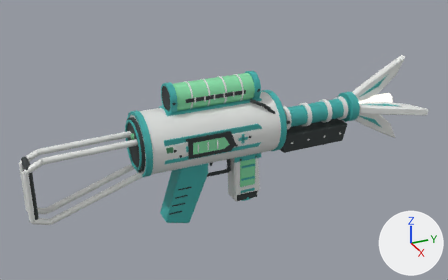
Renders of the glTF model public/assets/weapons/unique-v1/medic_1.glb from each side of a commit.
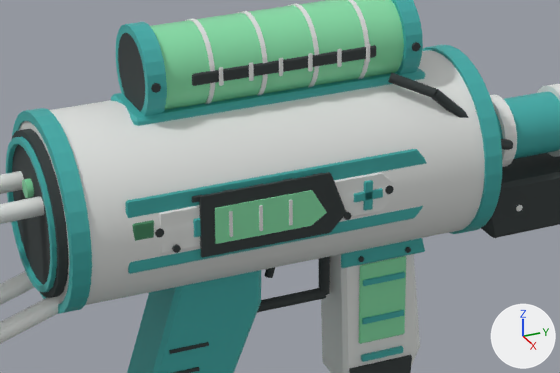
There are two pictures of each version: one whole from a 50 mm lens placed at (1.051, -0.411, 0.546), pointed at (-0.011, 0.067, 0.015), one close up on the part from 28% to 68% of the width and 27% to 70% of the height. The axes (+X, +Y, +Z) are drawn at lower right. The lights are the same throughout. The first two pictures are the older version. Vertices at exactly the same position are counted once.

Objects in the first close-up: 'Weapon_medic_v1'.
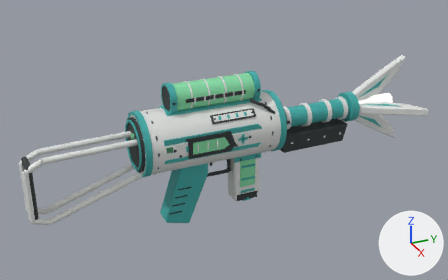
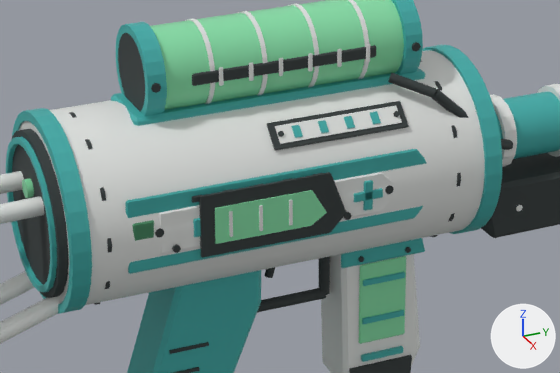
Changed parts and their boxes [x1, y1, x2, y2] in the close-ups (560 x 373 px; the box of a moved part takes in the faces that stretch with it):
part 1 of me_cone, moved or reshaped: before [490, 84, 560, 167]; after [266, 61, 560, 237]
part 2 of me_cone, added: after [57, 108, 112, 305]

The change, as a diff of the scene's bpy script:
```diff
--- a/public/assets/weapons/unique-v1/medic_1.glb.py
+++ b/public/assets/weapons/unique-v1/medic_1.glb.py
@@ me_cone @@
 # used by ob_weapon_medic_v1; location = (0.0, 0.0, 0.0)
-me_cone.from_pydata(...)  # 4290 vertices, 7988 faces; spans x -0.099..0.099, y -0.336..0.499, z -0.144..0.158
+me_cone.from_pydata(...)  # 4402 vertices, 8148 faces; spans x -0.099..0.099, y -0.336..0.499, z -0.144..0.158
+# me_cone part 1: 256 vertices removed from x -0.024..0.024, y 0.195..0.345, z 0.021..0.069; 272 vertices added at x -0.063..0.063, y 0.016..0.345, z -0.018..0.108
+# me_cone part 2: 48 vertices added at x -0.063..0.063, y -0.098..-0.096, z -0.018..0.108
+# other edits to the shape of me_cone do not show in these pictures
 me_cone.materials.append(mat_ceramic_white)
```
